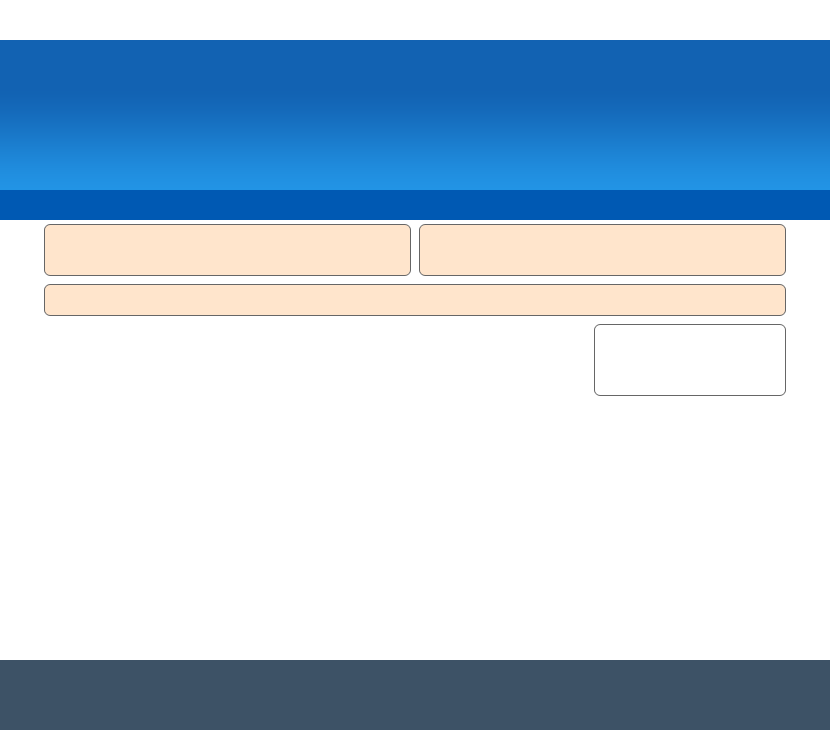
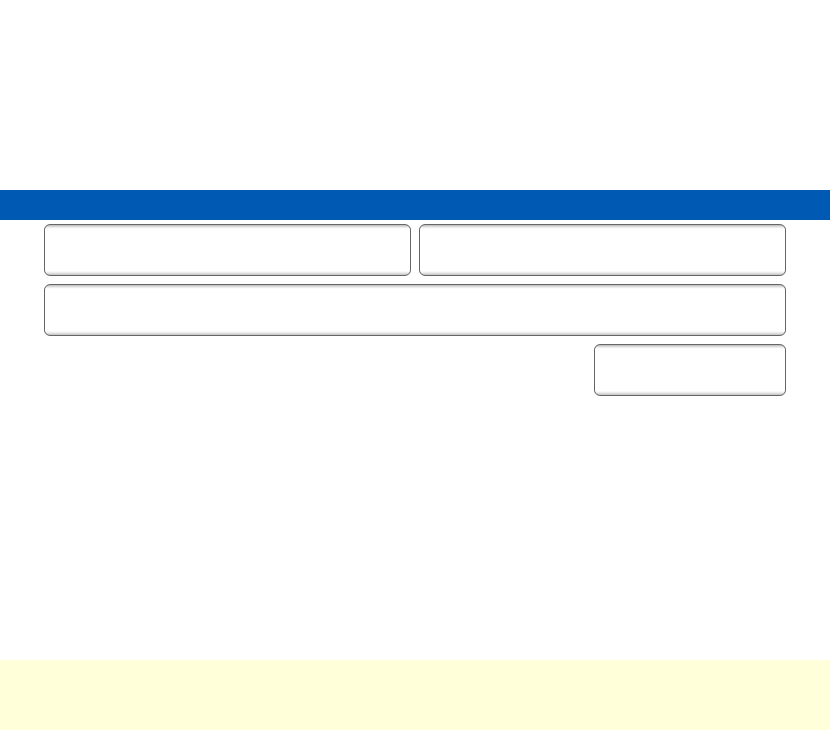
Two versions of the same layered image (830 x 730). Layer-by-layer changes:
removed layer "header" over [0, 40, 830, 190]
removed layer "header / footer widgets" over [45, 225, 785, 315]
renamed "sidebar" to "sidebars", painted on it over [595, 325, 785, 395]
added layer "header widgets" above "header boxes" over [45, 285, 785, 335]
added layer "header boxes" above "Background" over [45, 225, 785, 275]
